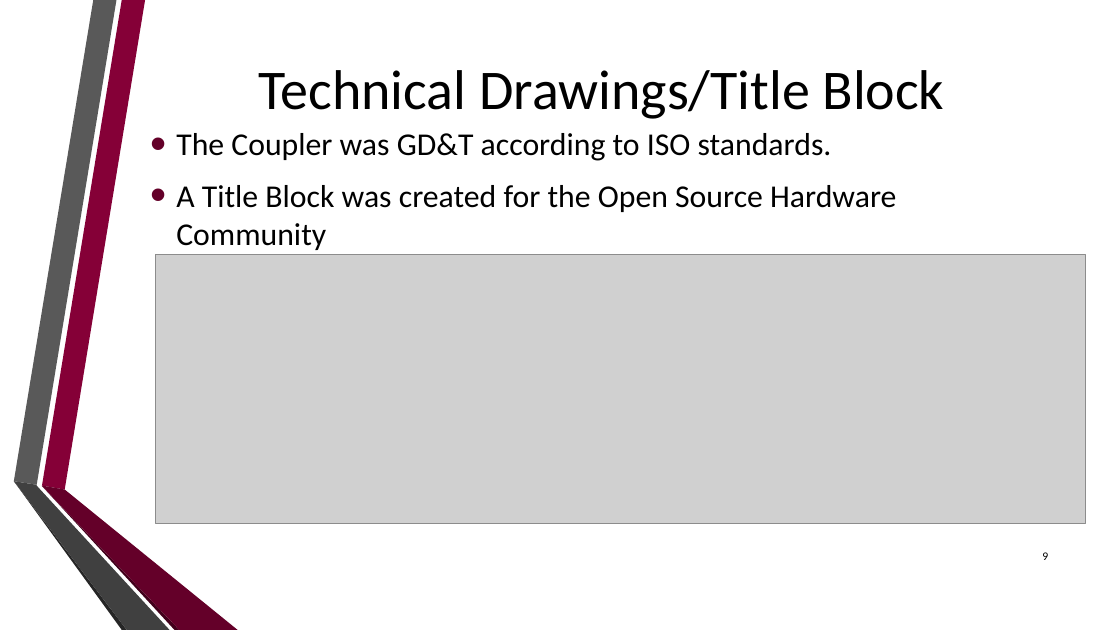
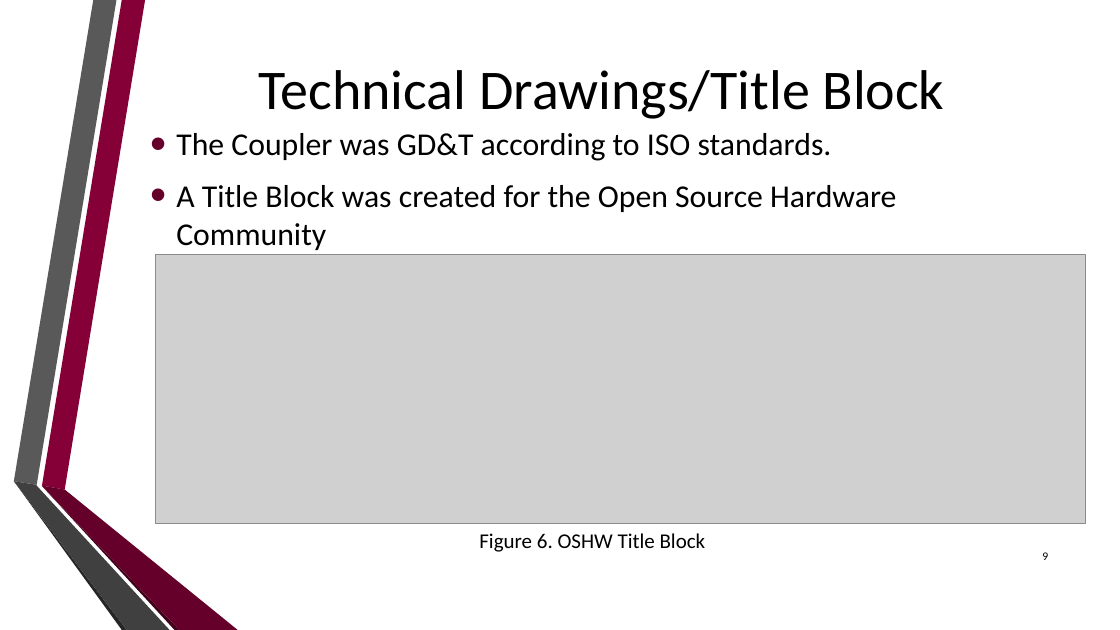
Before and after one commit to dan-olsen/SeniorDesign, a slide deck: slide 9 of Presentations/DesignPres/DesignPres-75.pptx. Drawn at 1120x630 pixels with LibreOffice and Linux fonts; fonts in the diff are those of the drawing; grey boxes stand for pictures; background and template pictures are left out. Boxes give left, top, right and bottom in pixels: in the first picture for what was removed or moved away, otherwise in the second. Text is boxed around its words. In the diff, an @@ line names an element or a change of style, - is before the commit and + after.

Commit message:
Fix Figure Numbers

```diff
--- a/Presentations/DesignPres/DesignPres-75.pptx
+++ b/Presentations/DesignPres/DesignPres-75.pptx
@@ text added at [479, 533, 706, 552], 18 pt, text #000000 @@
+Figure 6. OSHW Title Block
```
Also in this commit, not shown: 6 other slides changed.
